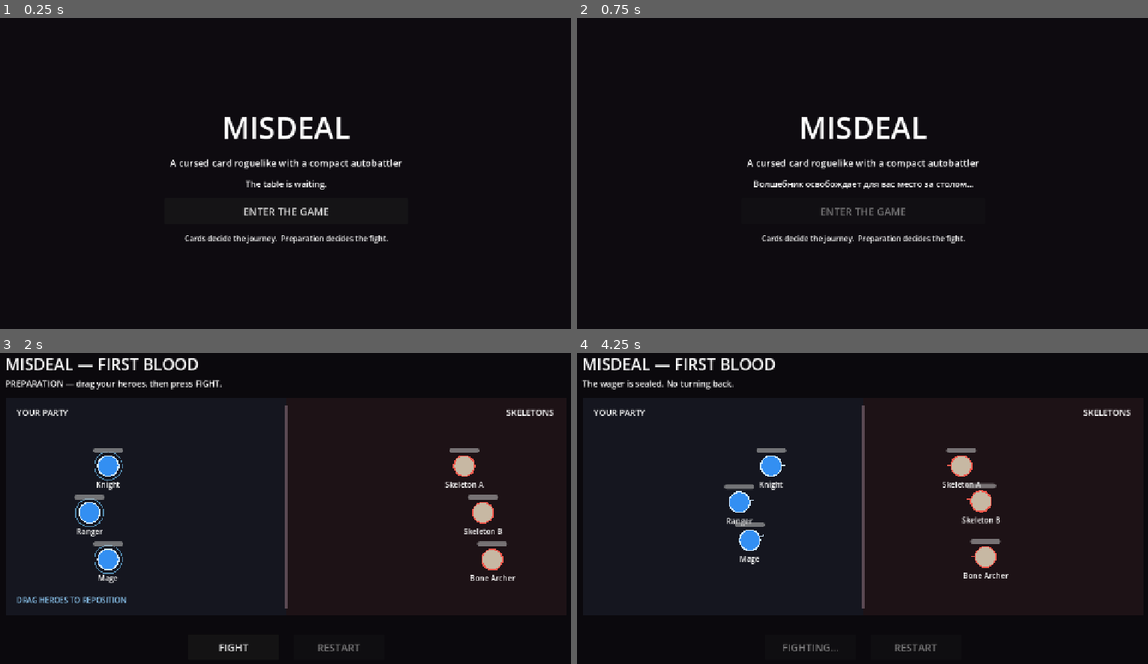
Above: before the commit, frames 1-4 (two rows, left to right).
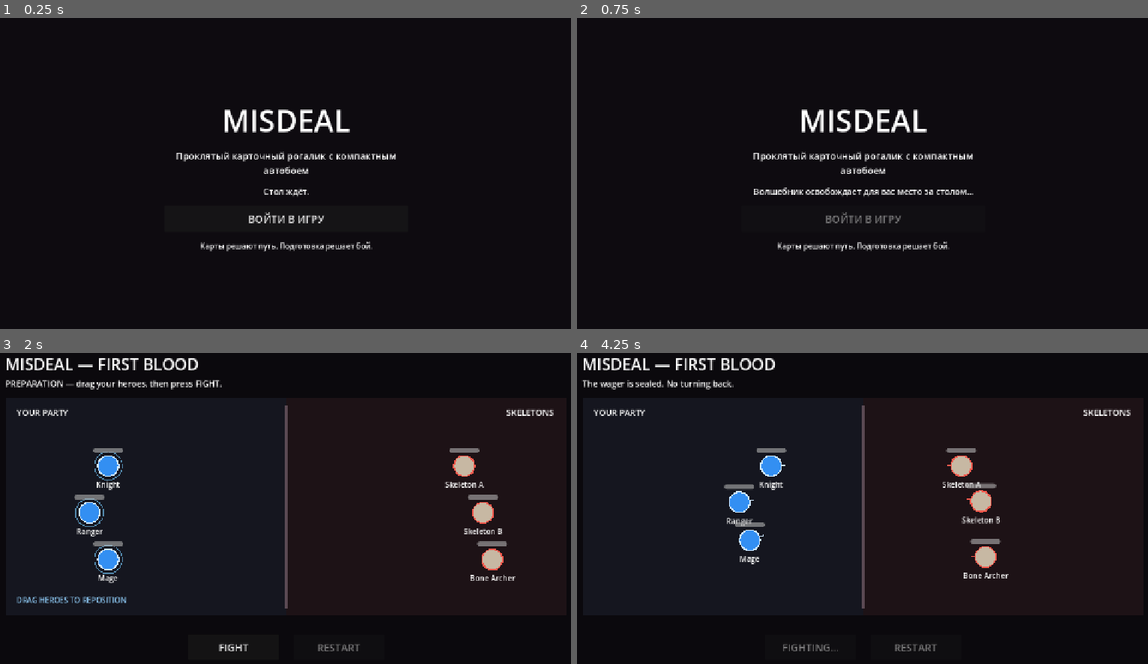
Above: after the commit, the same moments.

Repository: zampolit73/Misdeal
Game: Godot game, scene res://scenes/main/main.tscn
The game is run twice, just before and just after one commit, with the same random seed, the same clock (stepped at 60 frames per second) and the same inputs.
Inputs (mouse positions are in pixels of both pictures, inside the frame that each line leads up to):
- Up to frame 1 (0.25 s): no input
- Up to frame 2 (0.75 s): click "ENTER THE GAME" (after the commit: "ВОЙТИ В ИГРУ") at 0.5 s
- Up to frame 3 (2 s): click "GRAVEYARD AMBUSH Combat Three…" at 1.25 s
- Up to frame 4 (4.25 s): click "FIGHT" at 2 s; move the mouse to (993, 492) at 2.77 s; click (993, 492) at 2.92 s; drag from (742, 527) to (833, 576) at 3.52 s

The runs differ from the first frame. In frame 1, 3.9% of the frame differs, in the area x 29-71%, y 29-76%; in frame 2, 4.5%; in frame 3, less than 0.1%; in frame 4, less than 0.1%.

Commit message:
Translate player-facing text to Russian

Diff:
--- a/scenes/main/main.tscn
+++ b/scenes/main/main.tscn
@@ -42,23 +42,23 @@
 [node name="Subtitle" type="Label" parent="Center/Panel"]
 layout_mode = 2
 theme_override_font_sizes/font_size = 20
-text = "A cursed card roguelike with a compact autobattler"
+text = "Проклятый карточный рогалик с компактным автобоем"
 horizontal_alignment = 1
 autowrap_mode = 2
 
 [node name="Status" type="Label" parent="Center/Panel"]
 layout_mode = 2
 theme_override_font_sizes/font_size = 18
-text = "The table is waiting."
+text = "Стол ждёт."
 horizontal_alignment = 1
 
 [node name="StartButton" type="Button" parent="Center/Panel"]
 custom_minimum_size = Vector2(0, 56)
 layout_mode = 2
 theme_override_font_sizes/font_size = 22
-text = "ENTER THE GAME"
+text = "ВОЙТИ В ИГРУ"
 
 [node name="Hint" type="Label" parent="Center/Panel"]
 layout_mode = 2
-text = "Cards decide the journey.  Preparation decides the fight."
+text = "Карты решают путь. Подготовка решает бой."
 horizontal_alignment = 1
